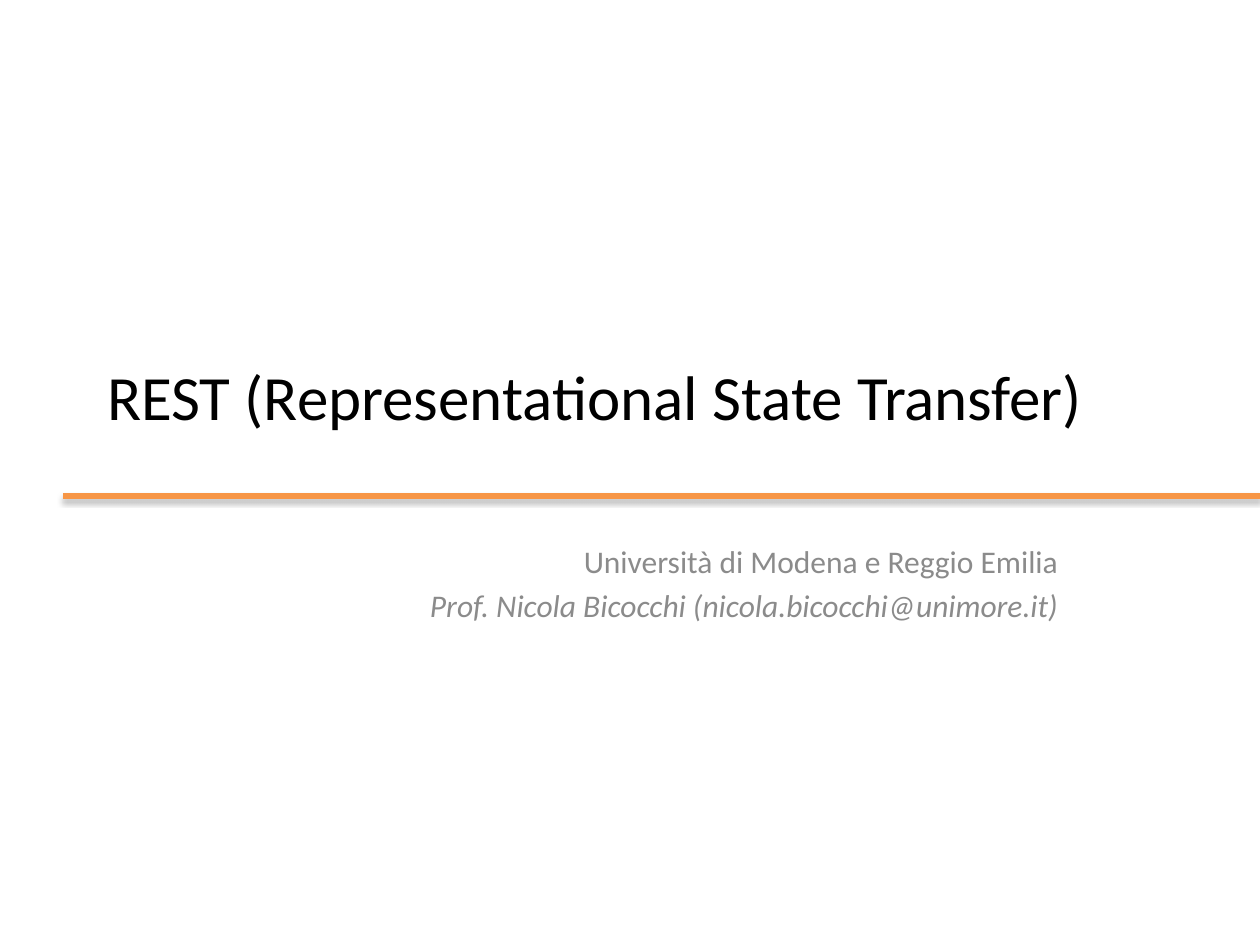
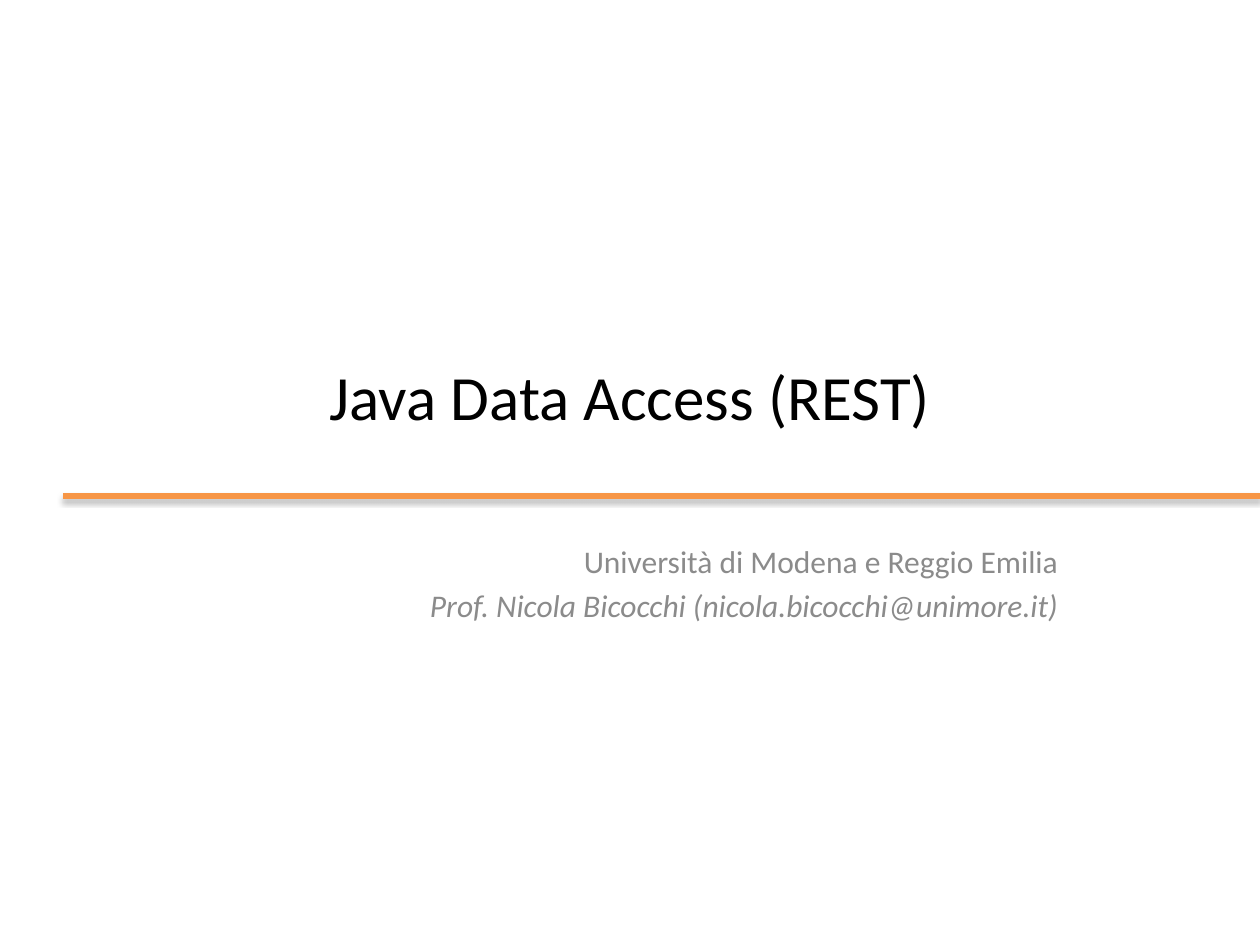
Before and after one commit to plctechnician/ooprogramming, a slide deck: slide 1 of java/slides/ppt/11 - Java Data Access (REST).pptx. Drawn at 1260x945 pixels with LibreOffice and Linux fonts; fonts in the diff are those of the drawing; background and template pictures are left out. Boxes give left, top, right and bottom in pixels: in the first picture for what was removed or moved away, otherwise in the second. Text is boxed around its words. In the diff, an @@ line names an element or a change of style, - is before the commit and + after.

```diff
--- a/java/slides/ppt/11 - Java Data Access (REST).pptx
+++ b/java/slides/ppt/11 - Java Data Access (REST).pptx
@@ title at (x1=330, y1=374, x2=930, y2=429): text changed @@
-REST (Representational State Transfer)
+Java Data Access (REST)
```
Also in this commit, not shown: 15 other files.
